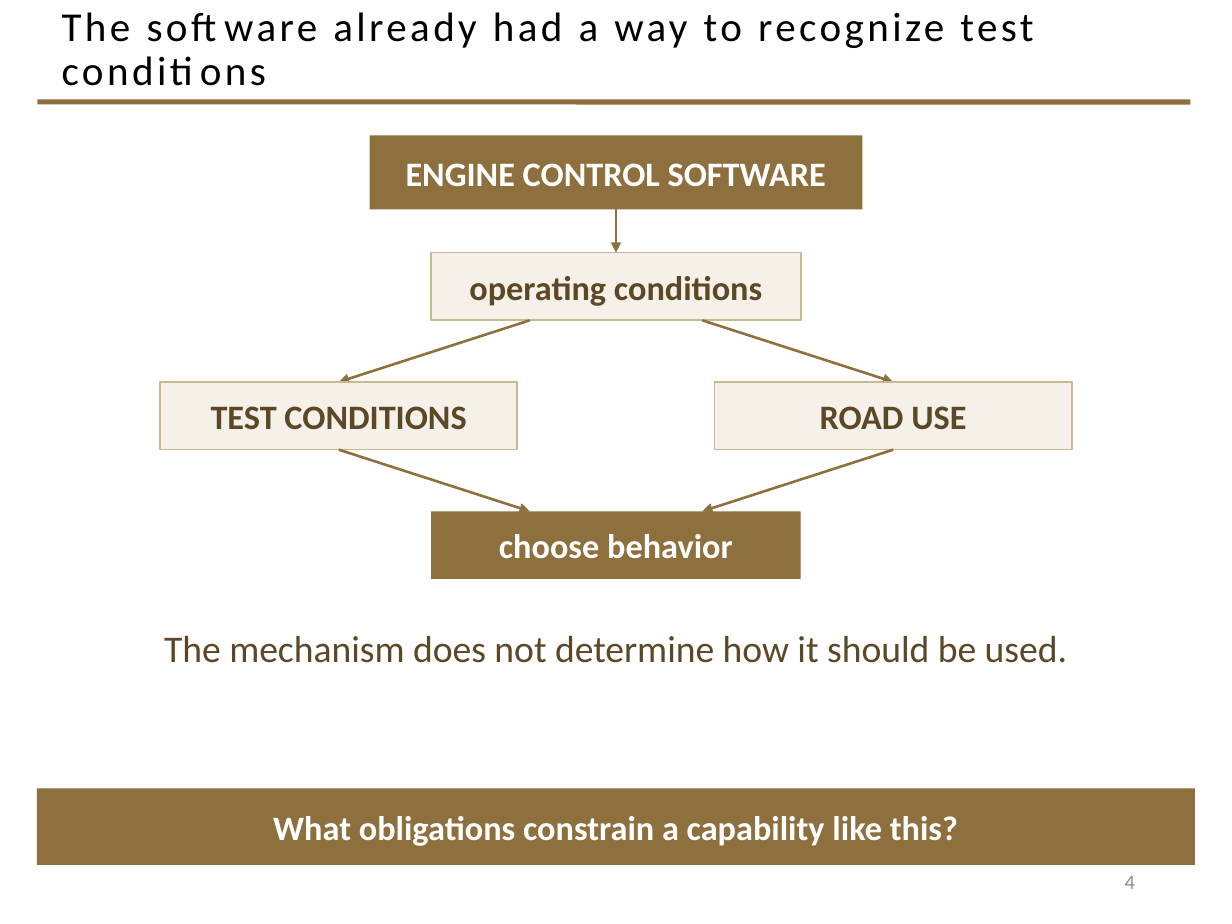
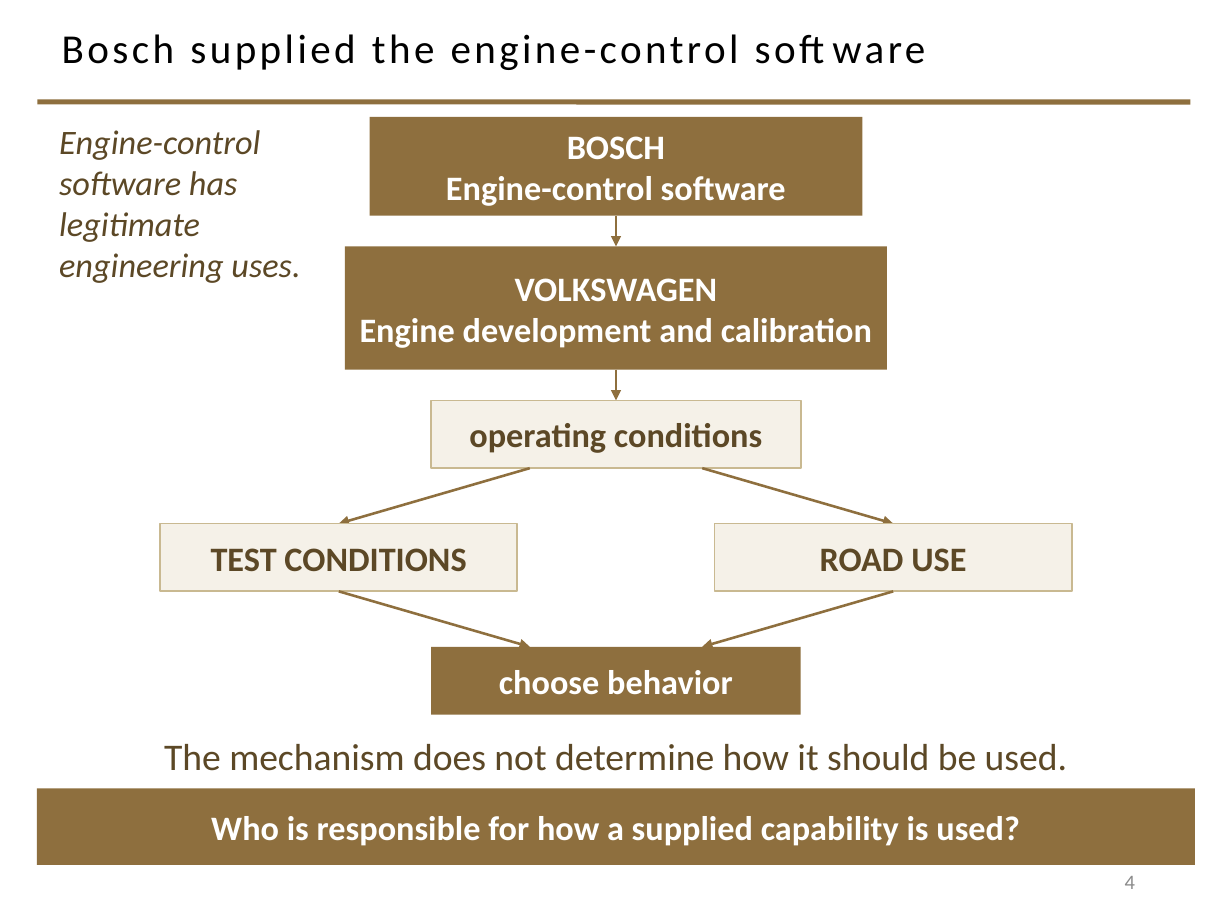
Before and after one commit to davisjam/model-based-agentic-software-engineering, a slide deck: slide 4 of course/lectures/act-2-delegation-and-control/04-failure-aware-engineering/2-4-Failure-Aware-Engineering.pptx. Drawn at 1232x924 pixels with LibreOffice and Linux fonts; fonts in the diff are those of the drawing; background and template pictures are left out. Boxes give left, top, right and bottom in pixels: in the first picture for what was removed or moved away, otherwise in the second. Text is boxed around its words. In the diff, an @@ line names an element or a change of style, - is before the commit and + after.

```diff
--- a/course/lectures/act-2-delegation-and-control/04-failure-aware-engineering/2-4-Failure-Aware-Engineering.pptx
+++ b/course/lectures/act-2-delegation-and-control/04-failure-aware-engineering/2-4-Failure-Aware-Engineering.pptx
@@ title at (62, 34, 739, 70): text changed @@
-The software already had a way to recognize test conditions
+Bosch supplied the engine-control software
@@ rectangle "BOSCH": place and size @@
-rectangle "BOSCH" at (370, 136, 862, 209)
+rectangle "BOSCH" at (370, 117, 862, 216)
@@ text added at (59, 130, 300, 283), 20 pt, text #5C4826, italic @@
+Engine-control software has legitimate engineering uses.
@@ text in rectangle at (446, 136, 786, 206): text changed @@
-ENGINE CONTROL SOFTWARE
+BOSCH
+Engine-control software
@@ arrow moved from (616, 209) - (616, 253) to (616, 216) - (616, 246) @@
@@ rectangle added at (345, 246, 887, 370), fill #8E6F3E, 20 pt, text #FFFFFF, bold @@
+VOLKSWAGEN
+Engine development and calibration
@@ arrow added from (616, 370) to (616, 400), #8E6F3E 1.5 pt @@
@@ rectangle "operating conditions": place and size @@
-rectangle "operating conditions" at (431, 253, 801, 320)
+rectangle "operating conditions" at (431, 400, 801, 468)
@@ arrow moved from (530, 320) - (339, 382) to (530, 468) - (339, 524) @@
@@ arrow moved from (702, 320) - (893, 382) to (702, 468) - (893, 524) @@
@@ rectangle "TEST CONDITIONS": place and size @@
-rectangle "TEST CONDITIONS" at (160, 382, 517, 450)
+rectangle "TEST CONDITIONS" at (160, 524, 517, 591)
@@ rectangle "ROAD USE": place and size @@
-rectangle "ROAD USE" at (715, 382, 1072, 450)
+rectangle "ROAD USE" at (715, 524, 1072, 591)
@@ arrow moved from (339, 450) - (530, 511) to (339, 591) - (530, 647) @@
@@ arrow moved from (893, 450) - (702, 511) to (893, 591) - (702, 647) @@
@@ rectangle "choose behavior": place and size @@
-rectangle "choose behavior" at (431, 511, 801, 579)
+rectangle "choose behavior" at (431, 647, 801, 715)
@@ text "The mechanism does not determine ...": place and size @@
-text "The mechanism does not determine ..." at (164, 636, 1067, 663)
+text "The mechanism does not determine ..." at (164, 744, 1067, 771)
@@ text in rectangle at (211, 816, 1020, 846): text changed @@
-What obligations constrain a capability like this?
+Who is responsible for how a supplied capability is used?
```
Also in this commit, not shown: 1 other slide changed.
